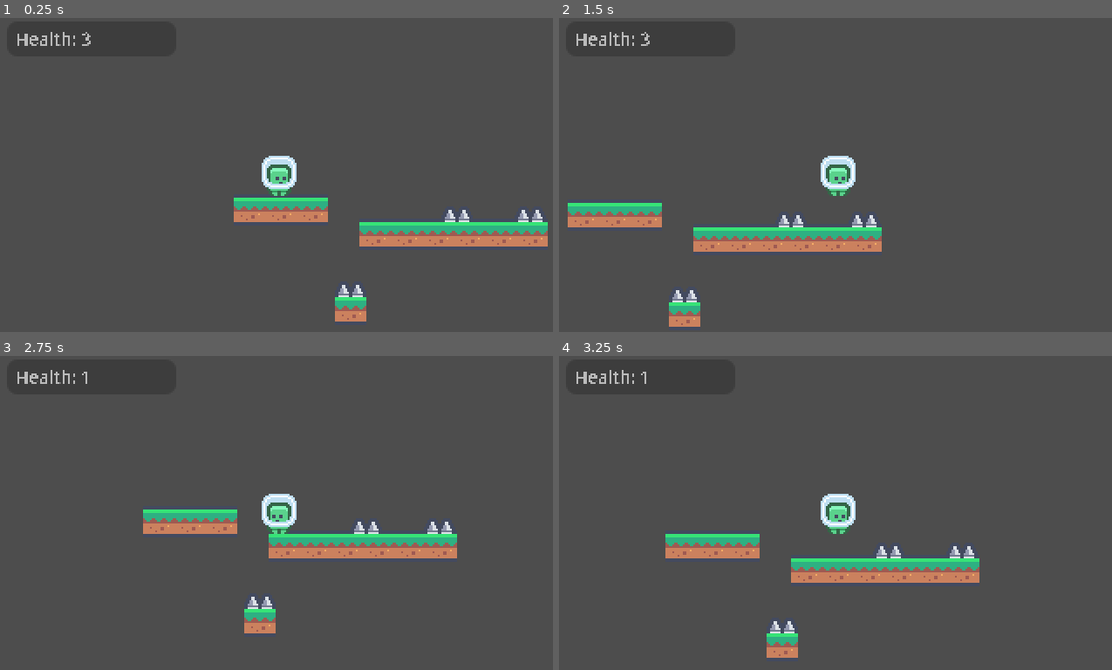
Above: before the commit, frames 1-4 (two rows, left to right).
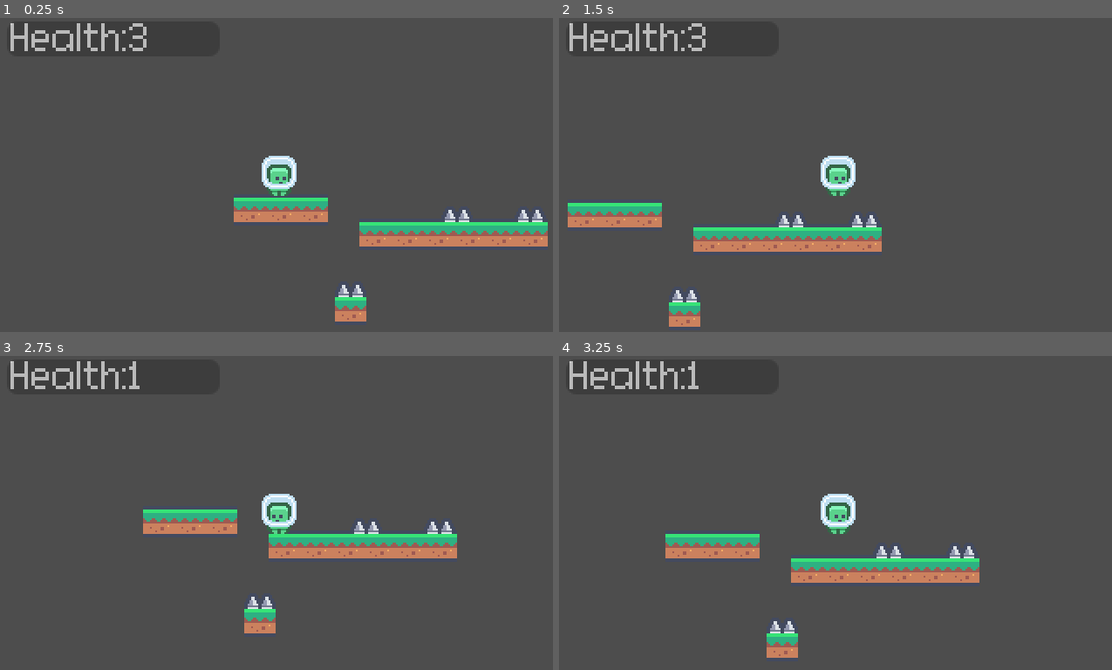
Above: after the commit, the same moments.

Repository: platz-halter/mario_clone
Game: Godot game, scene res://world.tscn
The game is run twice, just before and just after one commit, with the same random seed, the same clock (stepped at 60 frames per second) and the same inputs.
Inputs:
- Up to frame 1 (0.25 s): no input
- Up to frame 2 (1.5 s): hold Shift (dash) 0.53-1.28 s; hold Right (ui_right) from 0.53 s (still down); tap Up (ui_up) at 0.77 s; tap Shift (dash) at 1.35 s
- Up to frame 3 (2.75 s): tap Up (ui_up) at 1.52 s; release Right (ui_right) at 2.03 s; hold Left (ui_left) from 2.03 s (still down); hold Shift (dash) from 2.03 s (still down)
- Up to frame 4 (3.25 s): release Left (ui_left) at 2.78 s; release Shift (dash) at 2.78 s; hold Right (ui_right) from 2.78 s (still down); tap Shift (dash) at 2.85 s; tap Up (ui_up) at 3.02 s

The runs differ from the first frame. In frame 1, 0.8% of the frame differs, in the area x 1-27%, y 1-11%; in frame 2, 0.8%; in frame 3, 0.8%; in frame 4, 0.8%.

Commit message:
changed font for player health

Diff:
--- /dev/null
+++ b/Fonts/fonts/architect-s-daughter/ArchitectsDaughter32.tres
@@ -0,0 +1,8 @@
+[gd_resource type="DynamicFont" load_steps=2 format=2]
+
+[ext_resource path="res://fonts/architect-s-daughter/ArchitectsDaughter.ttf" type="DynamicFontData" id=1]
+
+[resource]
+
+size = 32
+font_data = ExtResource( 1 )
--- /dev/null
+++ b/Fonts/fonts/cmu-typewriter/Typewriter.tres
@@ -0,0 +1,8 @@
+[gd_resource type="DynamicFont" load_steps=2 format=2]
+
+[ext_resource path="res://fonts/cmu-typewriter/Typewriter/cmuntt.ttf" type="DynamicFontData" id=1]
+
+[resource]
+
+size = 32
+font_data = ExtResource( 1 )
--- /dev/null
+++ b/Fonts/fonts/connection_ii/ConnectionII.tres
@@ -0,0 +1,8 @@
+[gd_resource type="DynamicFont" load_steps=2 format=2]
+
+[ext_resource path="res://fonts/connection_ii/ConnectionII.otf" type="DynamicFontData" id=1]
+
+[resource]
+
+size = 30
+font_data = ExtResource( 1 )
--- /dev/null
+++ b/Fonts/fonts/droid-sans/DroidSans.tres
@@ -0,0 +1,8 @@
+[gd_resource type="DynamicFont" load_steps=2 format=2]
+
+[ext_resource path="res://fonts/droid-sans/DroidSans.ttf" type="DynamicFontData" id=1]
+
+[resource]
+
+size = 32
+font_data = ExtResource( 1 )
--- /dev/null
+++ b/Fonts/fonts/kirifont/Kirifont.tres
@@ -0,0 +1,10 @@
+[gd_resource type="DynamicFont" load_steps=2 format=2]
+
+[ext_resource path="res://fonts/kirifont/KiriFont.otf" type="DynamicFontData" id=1]
+
+[resource]
+
+size = 32
+extra_spacing_top = -5
+extra_spacing_bottom = -20
+font_data = ExtResource( 1 )
--- /dev/null
+++ b/Fonts/fonts/linux-libertine/LinuxLibertine.tres
@@ -0,0 +1,5 @@
+[gd_resource type="DynamicFontData" format=2]
+
+[resource]
+
+font_path = "res://fonts/linux-libertine/LinLibertine_5.3.0_2012_07_02/LinLibertineOTF_5.3.0_2012_07_02/LinLibertine_R.otf"
--- /dev/null
+++ b/Fonts/fonts/montreal/Montreal.tres
@@ -0,0 +1,8 @@
+[gd_resource type="DynamicFont" load_steps=2 format=2]
+
+[ext_resource path="res://fonts/montreal/Montreal-Regular.ttf" type="DynamicFontData" id=1]
+
+[resource]
+
+size = 32
+font_data = ExtResource( 1 )
--- /dev/null
+++ b/Fonts/fonts/poco/Poco.tres
@@ -0,0 +1,11 @@
+[gd_resource type="DynamicFont" load_steps=2 format=2]
+
+[ext_resource path="res://fonts/poco/Poco.ttf" type="DynamicFontData" id=1]
+
+[resource]
+
+size = 40
+use_mipmaps = true
+extra_spacing_top = -18
+extra_spacing_bottom = 2
+font_data = ExtResource( 1 )
--- /dev/null
+++ b/Fonts/fonts/source-code-pro/SourceCodePro.tres
@@ -0,0 +1,8 @@
+[gd_resource type="DynamicFont" load_steps=2 format=2]
+
+[ext_resource path="res://fonts/source-code-pro/source-code-pro-2.010R-ro-1.030R-it/TTF/SourceCodePro-Regular.ttf" type="DynamicFontData" id=1]
+
+[resource]
+
+size = 32
+font_data = ExtResource( 1 )
--- /dev/null
+++ b/Fonts/fonts/xolonium/Xolonium.tres
@@ -0,0 +1,8 @@
+[gd_resource type="DynamicFont" load_steps=2 format=2]
+
+[ext_resource path="res://fonts/xolonium/xolonium-fonts-4.1/ttf/Xolonium-Regular.ttf" type="DynamicFontData" id=1]
+
+[resource]
+
+size = 32
+font_data = ExtResource( 1 )
--- a/player.gd
+++ b/player.gd
@@ -16,10 +16,11 @@
 	health = max_health
 func _physics_process(delta):
 	local_speed = max_speed
-	$HealthLabel.text = "Health: %s" % health
+	$HealthLabel.text = "Health:%s" % health
 
 	if health <= 0:
 		print("Game over!")
+		get_tree().quit()
 
 	velocity.y += local_grav
 
--- a/player.tscn
+++ b/player.tscn
@@ -1,7 +1,8 @@
-[gd_scene load_steps=6 format=3 uid="uid://breslrdu4ta07"]
+[gd_scene load_steps=7 format=3 uid="uid://breslrdu4ta07"]
 
 [ext_resource type="Texture2D" uid="uid://d2e2hc2lf5j5k" path="res://Assets/Tiles/Characters/tile_0000.png" id="1_d3h77"]
 [ext_resource type="Script" path="res://player.gd" id="1_g00eu"]
+[ext_resource type="FontFile" uid="uid://cjwfdcobb7sk4" path="res://Fonts/fonts/connection/Connection.otf" id="3_ibob5"]
 
 [sub_resource type="SpriteFrames" id="SpriteFrames_nmb78"]
 animations = [{
@@ -17,8 +18,10 @@
 [sub_resource type="RectangleShape2D" id="RectangleShape2D_r6ur2"]
 size = Vector2(14, 18)
 
-[sub_resource type="LabelSettings" id="LabelSettings_asurh"]
-font_size = 200
+[sub_resource type="LabelSettings" id="LabelSettings_taev8"]
+line_spacing = 0.0
+font = ExtResource("3_ibob5")
+font_size = 20
 
 [node name="Player" type="CharacterBody2D"]
 script = ExtResource("1_g00eu")
@@ -37,15 +40,24 @@
 position_smoothing_speed = 1.0
 
 [node name="HealthLabel" type="Label" parent="."]
-offset_left = -151.0
-offset_top = -85.0
-offset_right = 727.0
-offset_bottom = 188.0
-scale = Vector2(0.05, 0.05)
-theme_override_colors/font_color = Color(0.989789, 0, 0.26915, 1)
-theme_override_colors/font_shadow_color = Color(0.329158, 0.329158, 0.329158, 1)
-text = "Health: --"
-label_settings = SubResource("LabelSettings_asurh")
+offset_left = -155.0
+offset_top = -88.0
+offset_right = 17.0
+offset_bottom = -68.0
+text = "Health:0
+
+"
+label_settings = SubResource("LabelSettings_taev8")
+clip_text = true
+
+[node name="HealthBar" type="ProgressBar" parent="."]
+offset_left = -156.0
+offset_top = -88.0
+offset_right = -34.0
+offset_bottom = -68.0
+max_value = 5.0
+step = 1.0
+show_percentage = false
 
 [node name="collision_detector" type="Area2D" parent="."]
 
@@ -53,13 +65,4 @@
 position = Vector2(0, 3)
 shape = SubResource("RectangleShape2D_r6ur2")
 
-[node name="HealthBar" type="ProgressBar" parent="collision_detector"]
-offset_left = -156.0
-offset_top = -88.0
-offset_right = -59.0
-offset_bottom = -68.0
-max_value = 5.0
-step = 1.0
-show_percentage = false
-
 [connection signal="area_entered" from="collision_detector" to="." method="_on_collision_detector_area_entered"]
--- a/project.godot
+++ b/project.godot
@@ -28,6 +28,7 @@
 
 folder_colors={
 "res://Assets/": "red",
+"res://Fonts/": "red",
 "res://Levels/": "purple",
 "res://Objects/": "green"
 }
Not shown, added: Fonts/fonts/architect-s-daughter/Architects Daughter SIL OFL Font License.txt
Binary file added: Fonts/fonts/architect-s-daughter/ArchitectsDaughter.ttf
Not shown, added: Fonts/fonts/architect-s-daughter/ArchitectsDaughter.ttf.import
Not shown, added: Fonts/fonts/cmu-typewriter/Typewriter/OFL-FAQ.txt
Not shown, added: Fonts/fonts/cmu-typewriter/Typewriter/OFL.txt
Not shown, added: Fonts/fonts/cmu-typewriter/Typewriter/README.txt
Binary file added: Fonts/fonts/cmu-typewriter/Typewriter/cmunit.ttf
Not shown, added: Fonts/fonts/cmu-typewriter/Typewriter/cmunit.ttf.import
Binary file added: Fonts/fonts/cmu-typewriter/Typewriter/cmuntb.ttf
Not shown, added: Fonts/fonts/cmu-typewriter/Typewriter/cmuntb.ttf.import
Binary file added: Fonts/fonts/cmu-typewriter/Typewriter/cmuntt.ttf
Not shown, added: Fonts/fonts/cmu-typewriter/Typewriter/cmuntt.ttf.import
(and 97 more such lines)
